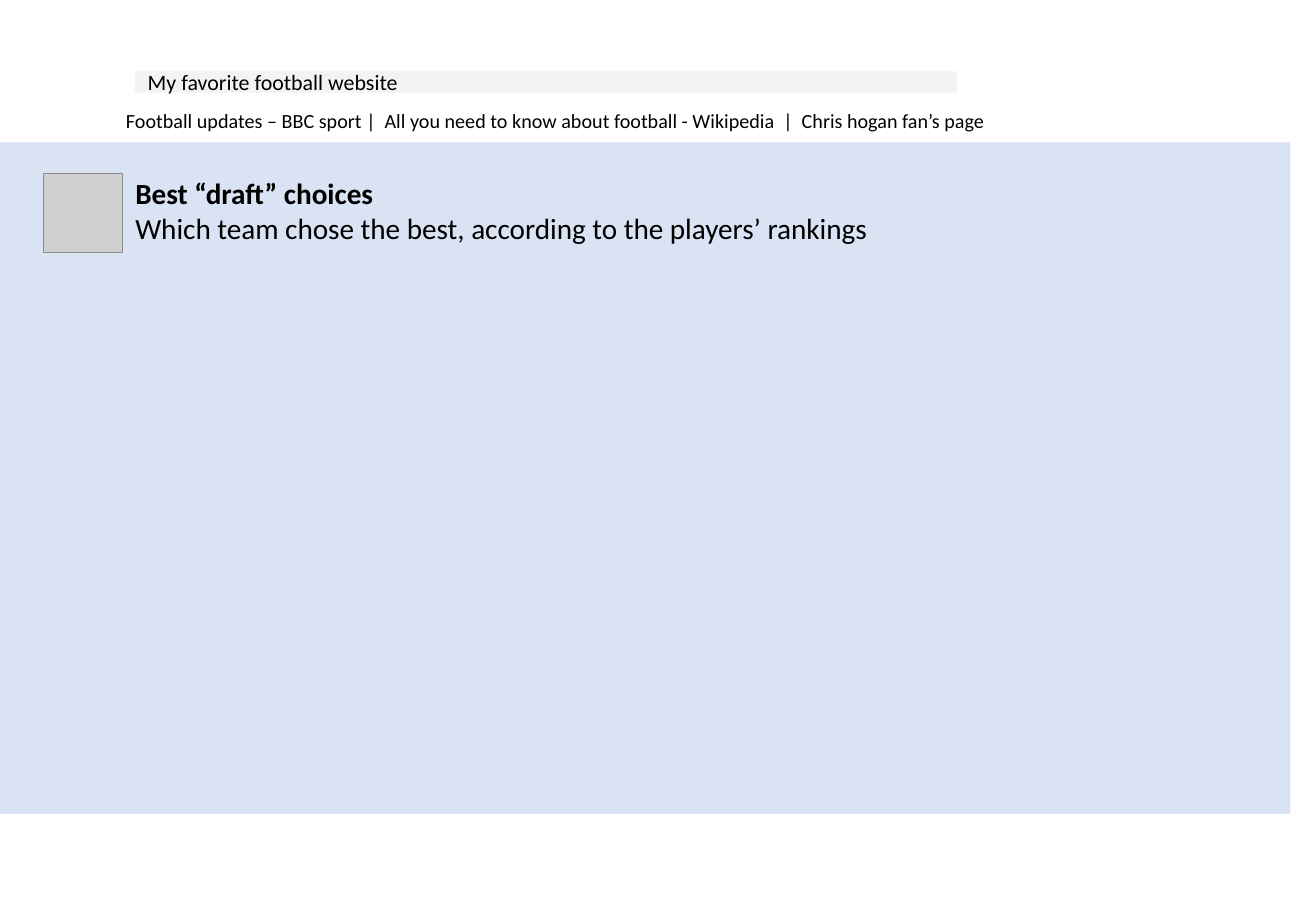
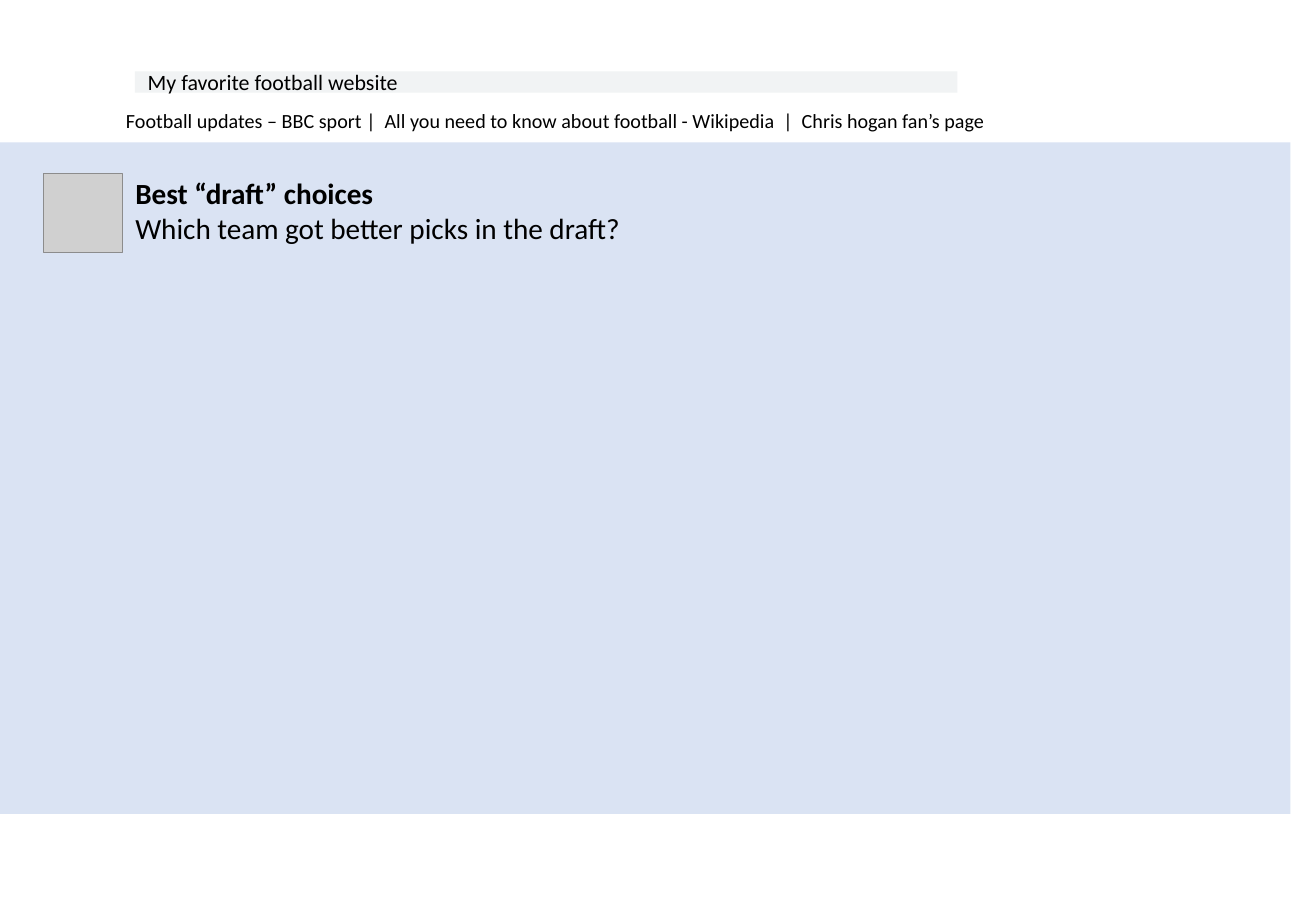
Before and after one commit to lironcohen8/DBS_NFL_Project, a slide deck: slide 7 of DOCUMENTATION/change_name_later_on.pptx. Drawn at 1316x921 pixels with LibreOffice and Linux fonts; fonts in the diff are those of the drawing; grey boxes stand for pictures; background and template pictures are left out. Boxes give left, top, right and bottom in pixels: in the first picture for what was removed or moved away, otherwise in the second. Text is boxed around its words. In the diff, an @@ line names an element or a change of style, - is before the commit and + after.

```diff
--- a/DOCUMENTATION/change_name_later_on.pptx
+++ b/DOCUMENTATION/change_name_later_on.pptx
@@ text at <box>135,218,619,244</box>: text changed @@
-Which team chose the best, according to the players’ rankings
+Which team got better picks in the draft?
```
Also in this commit, not shown: 5 other slides changed.
